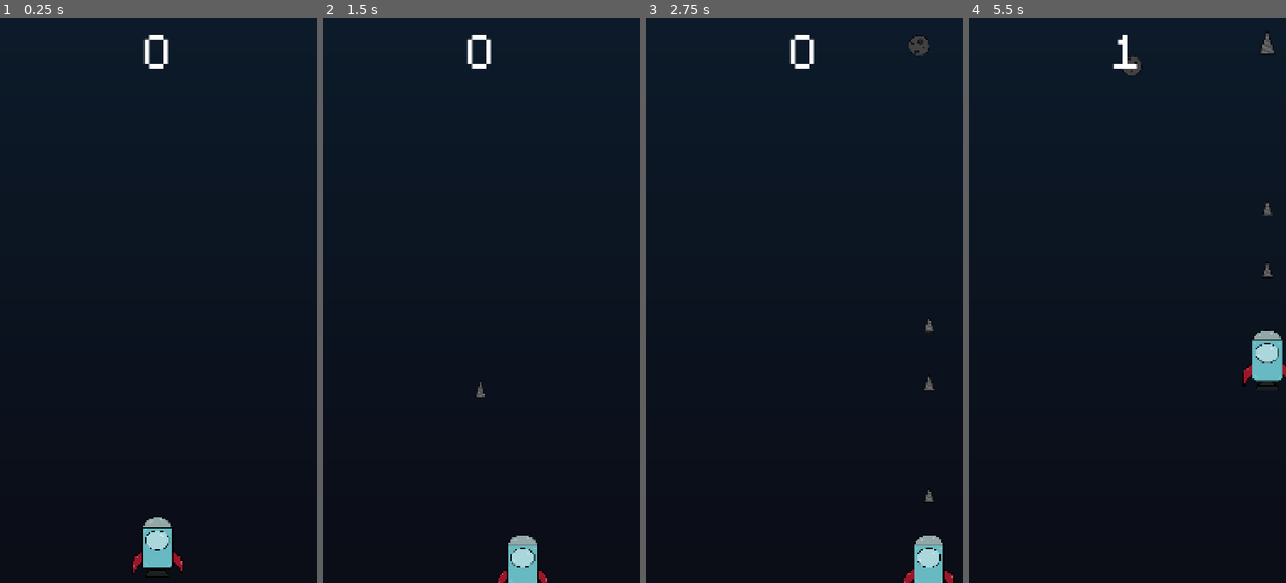
Above: before the commit, frames 1-4 (left to right).
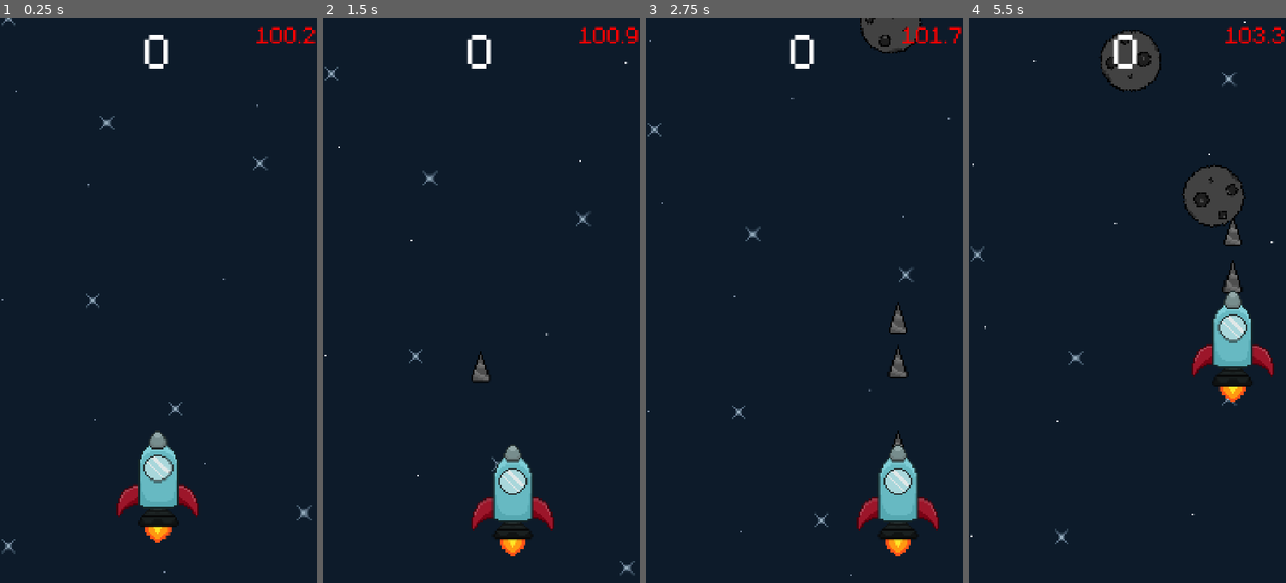
Above: after the commit, the same moments.

Repository: KRYPTO-CS/SpaceShooter
Game: Godot game, scene res://scenes/main.tscn
Two runs of this game, one before a commit and one after it. Both use one fixed random seed, a clock stepped at 60 frames per second and the inputs below.
Inputs (mouse positions are in pixels of both pictures, inside the frame that each line leads up to):
- Up to frame 1 (0.25 s): no input
- Up to frame 2 (1.5 s): move the mouse to (551, 272) at 0.52 s; click (551, 272) at 0.67 s; drag from (418, 328) to (481, 362) at 1.27 s
- Up to frame 3 (2.75 s): move the mouse to (836, 176) at 2.02 s; click (836, 176) at 2.17 s
- Up to frame 4 (5.5 s): drag from (1111, 413) to (1251, 323) at 2.77 s; move the mouse to (1222, 385) at 3.52 s; click (1222, 385) at 3.67 s; drag from (1032, 215) to (1266, 204) at 4.27 s; move the mouse to (1143, 300) at 5.02 s; click (1143, 300) at 5.17 s

The runs differ from the first frame. In frame 1, 3.4% of the frame differs, in the area x 0-100%, y 0-100%; in frame 2, 3.6%; in frame 3, 5.0%; in frame 4, 6.6%, in the area x 0-100%, y 0-94%.

Commit message:
Update sprites and camera size, add speed mechanic, add scrolling background, remove splash, minor mechanical changes

Diff:
--- a/SpaceShooter/project.godot
+++ b/SpaceShooter/project.godot
@@ -13,6 +13,7 @@
 config/name="SpaceShooter"
 run/main_scene="uid://bum47jvl0ubsw"
 config/features=PackedStringArray("4.5", "GL Compatibility")
+boot_splash/show_image=false
 config/icon="res://icon.svg"
 
 [autoload]
--- a/SpaceShooter/scenes/asteroid.gd
+++ b/SpaceShooter/scenes/asteroid.gd
@@ -1,8 +1,8 @@
 extends Area2D
 
 @export var speed := 100.0
-@export var max_hp := 3
-@export var hp := 3
+@export var max_hp := 5
+@export var hp := 5
 @export var rotation_speed := 45.0  # degrees per second
 @export var points := 1
 
@@ -29,4 +29,5 @@
 func break_apart():
 	# TODO: Boom
 	GameManager.add_score(points)
+	GameManager.speed += points * 5
 	queue_free()
--- a/SpaceShooter/scenes/asteroid.tscn
+++ b/SpaceShooter/scenes/asteroid.tscn
@@ -1,10 +1,10 @@
 [gd_scene load_steps=4 format=3 uid="uid://rmixt5i8q5kg"]
 
 [ext_resource type="Script" uid="uid://bv48wnfd3i5i4" path="res://scenes/asteroid.gd" id="1_p0ukn"]
-[ext_resource type="Texture2D" uid="uid://dhjmph5p46uct" path="res://sprites/Asteroid.png" id="1_u87q6"]
+[ext_resource type="Texture2D" uid="uid://dhjmph5p46uct" path="res://sprites/asteroid.png" id="1_u87q6"]
 
-[sub_resource type="RectangleShape2D" id="RectangleShape2D_p0ukn"]
-size = Vector2(64, 64)
+[sub_resource type="CircleShape2D" id="CircleShape2D_6mo6b"]
+radius = 70.0
 
 [node name="Asteroid" type="Area2D" groups=["destroyable"]]
 script = ExtResource("1_p0ukn")
@@ -13,4 +13,4 @@
 texture = ExtResource("1_u87q6")
 
 [node name="CollisionShape2D" type="CollisionShape2D" parent="."]
-shape = SubResource("RectangleShape2D_p0ukn")
+shape = SubResource("CircleShape2D_6mo6b")
--- a/SpaceShooter/scenes/bullet.tscn
+++ b/SpaceShooter/scenes/bullet.tscn
@@ -1,18 +1,20 @@
 [gd_scene load_steps=4 format=3 uid="uid://cccfedjgfk4ro"]
 
-[ext_resource type="Texture2D" uid="uid://2q2fky1p437y" path="res://sprites/Bullet.png" id="1_v7oki"]
 [ext_resource type="Script" uid="uid://cgfrnujg25vna" path="res://scenes/bullet.gd" id="1_v8qja"]
+[ext_resource type="Texture2D" uid="uid://dlmuomk17u48v" path="res://sprites/bullet.png" id="2_y25gk"]
 
-[sub_resource type="RectangleShape2D" id="RectangleShape2D_v8qja"]
-size = Vector2(16, 16)
+[sub_resource type="CapsuleShape2D" id="CapsuleShape2D_l5glv"]
+radius = 19.75
+height = 68.76
 
 [node name="Bullet" type="Area2D"]
 script = ExtResource("1_v8qja")
 
 [node name="CollisionShape2D" type="CollisionShape2D" parent="."]
-shape = SubResource("RectangleShape2D_v8qja")
+position = Vector2(0, 3)
+shape = SubResource("CapsuleShape2D_l5glv")
 
 [node name="Sprite2D" type="Sprite2D" parent="."]
-texture = ExtResource("1_v7oki")
+texture = ExtResource("2_y25gk")
 
 [connection signal="area_entered" from="." to="." method="_on_area_entered"]
--- a/SpaceShooter/scenes/main.gd
+++ b/SpaceShooter/scenes/main.gd
@@ -9,19 +9,20 @@
 
 func _process(delta):
 	asteroid_timer += delta
-	if asteroid_timer > 2.0:
+	if asteroid_timer > (2.0 - (GameManager.speed/1000)):
 		spawn_asteroid()
 		asteroid_timer = 0.0
 
 func spawn_asteroid():
 	var asteroid = asteroid_scene.instantiate()
-	asteroid.position = Vector2(randf_range(-255, 255), -500)
+	asteroid.position = Vector2(randf_range(-255, 255), -750)
+	asteroid.speed = GameManager.speed + 50
 
-	if randf() < 0.1: # Golden asteroid for fun!!!!!!!!!!!!
+	if randf() < 0.1: # Golden asteroid for fun!
 		var sprite = asteroid.get_node("Sprite2D")
-		sprite.texture = load("res://sprites/GoldenAsteroid.png")
-		asteroid.max_hp = 9
-		asteroid.speed = 200
-		asteroid.points = 3
+		sprite.texture = load("res://sprites/goldenAsteroid.png")
+		asteroid.max_hp *= 3
+		asteroid.speed = GameManager.speed * 2
+		asteroid.points *= 3
 
 	add_child(asteroid)
--- a/SpaceShooter/scenes/main.tscn
+++ b/SpaceShooter/scenes/main.tscn
@@ -1,23 +1,72 @@
-[gd_scene load_steps=8 format=3 uid="uid://bum47jvl0ubsw"]
+[gd_scene load_steps=15 format=3 uid="uid://bum47jvl0ubsw"]
 
 [ext_resource type="Script" uid="uid://du6p30phxhlo8" path="res://scenes/main.gd" id="1_0xm2m"]
 [ext_resource type="PackedScene" uid="uid://cuwckkolulw2g" path="res://scenes/player.tscn" id="1_ig7tw"]
 [ext_resource type="FontFile" uid="uid://comnxc80cbnvx" path="res://fonts/m5x7.ttf" id="2_jyhfs"]
+[ext_resource type="Script" uid="uid://camptjpcnhjqi" path="res://scenes/parallax.gd" id="2_o6xl0"]
 [ext_resource type="Script" uid="uid://cmeubrkxnbgfx" path="res://scenes/score.gd" id="2_sugp2"]
+[ext_resource type="Texture2D" uid="uid://cryyhtbirunco" path="res://sprites/starsSheet.png" id="2_tefeu"]
+[ext_resource type="Script" uid="uid://bkdyr7lf114n" path="res://scenes/speed.gd" id="4_tbgi4"]
+
+[sub_resource type="AtlasTexture" id="AtlasTexture_o6xl0"]
+atlas = ExtResource("2_tefeu")
+region = Rect2(0, 0, 1280, 1920)
+
+[sub_resource type="AtlasTexture" id="AtlasTexture_tipki"]
+atlas = ExtResource("2_tefeu")
+region = Rect2(1280, 0, 1280, 1920)
+
+[sub_resource type="AtlasTexture" id="AtlasTexture_85g3d"]
+atlas = ExtResource("2_tefeu")
+region = Rect2(2560, 0, 1280, 1920)
+
+[sub_resource type="AtlasTexture" id="AtlasTexture_choun"]
+atlas = ExtResource("2_tefeu")
+region = Rect2(3840, 0, 1280, 1920)
+
+[sub_resource type="SpriteFrames" id="SpriteFrames_ya4ey"]
+animations = [{
+"frames": [{
+"duration": 1.0,
+"texture": SubResource("AtlasTexture_o6xl0")
+}, {
+"duration": 1.0,
+"texture": SubResource("AtlasTexture_tipki")
+}, {
+"duration": 1.0,
+"texture": SubResource("AtlasTexture_85g3d")
+}, {
+"duration": 1.0,
+"texture": SubResource("AtlasTexture_choun")
+}],
+"loop": true,
+"name": &"default",
+"speed": 5.0
+}]
 
 [sub_resource type="LabelSettings" id="LabelSettings_0wfyh"]
 font = ExtResource("2_jyhfs")
 font_size = 256
 
-[sub_resource type="Gradient" id="Gradient_0xm2m"]
-colors = PackedColorArray(0.0509804, 0.105882, 0.164706, 1, 0.0431373, 0.0509804, 0.0901961, 1)
-
-[sub_resource type="GradientTexture2D" id="GradientTexture2D_h2yge"]
-gradient = SubResource("Gradient_0xm2m")
-fill_to = Vector2(0, 1)
+[sub_resource type="LabelSettings" id="LabelSettings_tefeu"]
+font = ExtResource("2_jyhfs")
+font_size = 128
+font_color = Color(1, 0, 0, 1)
 
 [node name="Main" type="Node2D"]
 script = ExtResource("1_0xm2m")
+
+[node name="Parallax2D" type="Parallax2D" parent="."]
+z_index = -3
+script = ExtResource("2_o6xl0")
+
+[node name="BG1" type="AnimatedSprite2D" parent="Parallax2D"]
+sprite_frames = SubResource("SpriteFrames_ya4ey")
+autoplay = "default"
+
+[node name="BG2" type="AnimatedSprite2D" parent="Parallax2D"]
+sprite_frames = SubResource("SpriteFrames_ya4ey")
+autoplay = "default"
 
 [node name="UI" type="CanvasLayer" parent="."]
 layer = 2
@@ -34,30 +83,20 @@
 label_settings = SubResource("LabelSettings_0wfyh")
 script = ExtResource("2_sugp2")
 
+[node name="Speed" type="Label" parent="UI"]
+anchors_preset = 1
+anchor_left = 1.0
+anchor_right = 1.0
+offset_left = -73.0
+offset_bottom = 175.0
+grow_horizontal = 0
+text = "0"
+label_settings = SubResource("LabelSettings_tefeu")
+script = ExtResource("4_tbgi4")
+
 [node name="Player" parent="." instance=ExtResource("1_ig7tw")]
 position = Vector2(0, 420)
-scale = Vector2(0.5, 0.5)
 
 [node name="Camera2D" type="Camera2D" parent="."]
 position = Vector2(1, 0)
-zoom = Vector2(2, 2)
-
-[node name="BG" type="CanvasLayer" parent="."]
-layer = -2
-
-[node name="ColorRect" type="ColorRect" parent="BG"]
-anchors_preset = 15
-anchor_right = 1.0
-anchor_bottom = 1.0
-grow_horizontal = 2
-grow_vertical = 2
-color = Color(0.0509804, 0.105882, 0.164706, 1)
-
-[node name="UnpleasantGradient" type="TextureRect" parent="BG/ColorRect"]
-layout_mode = 1
-anchors_preset = 15
-anchor_right = 1.0
-anchor_bottom = 1.0
-grow_horizontal = 2
-grow_vertical = 2
-texture = SubResource("GradientTexture2D_h2yge")
+zoom = Vector2(1.5, 1.5)
--- /dev/null
+++ b/SpaceShooter/scenes/parallax.gd
@@ -0,0 +1,22 @@
+extends Parallax2D
+
+@onready var bg_1: AnimatedSprite2D = $BG1
+@onready var bg_2: AnimatedSprite2D = $BG2
+
+@export var bg_height: float = 1920.0  # height of each background in pixels
+
+func _ready():
+	# Initial positions
+	bg_1.position = Vector2(0, 0)
+	bg_2.position = Vector2(0, -bg_height)
+
+func _process(delta):
+
+	# Move both backgrounds downward
+	bg_1.position.y += GameManager.speed * delta
+	bg_2.position.y += GameManager.speed * delta
+
+	# When bg_2 reaches (0, 0), reset positions
+	if bg_2.position.y >= 0:
+		bg_1.position = Vector2(0, 0)
+		bg_2.position = Vector2(0, -bg_height)
--- a/SpaceShooter/scenes/player.gd
+++ b/SpaceShooter/scenes/player.gd
@@ -9,7 +9,7 @@
 # charging
 @export var base_damage := 1.0
 @export var max_charge_time := 1.25
-@export var max_bullet_scale := 2.5
+@export var max_bullet_scale := 2.0
 
 # charge variables
 var is_charging := false
--- a/SpaceShooter/scenes/player.tscn
+++ b/SpaceShooter/scenes/player.tscn
@@ -1,10 +1,11 @@
 [gd_scene load_steps=3 format=3 uid="uid://cuwckkolulw2g"]
 
 [ext_resource type="Script" uid="uid://cgaylmnkloadp" path="res://scenes/player.gd" id="1_4flbx"]
-[ext_resource type="Texture2D" uid="uid://dhx0ina820gbx" path="res://sprites/Player.png" id="2_onrkg"]
+[ext_resource type="Texture2D" uid="uid://c8iwshkarw51s" path="res://sprites/ship.png" id="2_g2els"]
 
 [node name="Player" type="Node2D"]
 script = ExtResource("1_4flbx")
 
 [node name="Sprite2D" type="Sprite2D" parent="."]
-texture = ExtResource("2_onrkg")
+position = Vector2(-6, 0)
+texture = ExtResource("2_g2els")
--- /dev/null
+++ b/SpaceShooter/scenes/speed.gd
@@ -0,0 +1,4 @@
+extends Label
+
+func _process(_delta):
+	text = "%.1f" % GameManager.speed
--- a/SpaceShooter/singletons/GameManager.gd
+++ b/SpaceShooter/singletons/GameManager.gd
@@ -1,6 +1,10 @@
 extends Node
 
 var score: int = 0
+var speed = 100
+
+func _process(delta):
+	speed += 0.01
 
 func add_score(points: int):
 	score += points
Not shown, changed: SpaceShooter/export_presets.cfg
Not shown, added: SpaceShooter/scenes/parallax.gd.uid
Not shown, added: SpaceShooter/scenes/speed.gd.uid
Binary file changed: SpaceShooter/sprites/Asteroid.png
Not shown, changed: SpaceShooter/sprites/Asteroid.png.import
Binary file changed: SpaceShooter/sprites/Bullet.png
Not shown, changed: SpaceShooter/sprites/Bullet.png.import
Binary file changed: SpaceShooter/sprites/GoldenAsteroid.png
Not shown, changed: SpaceShooter/sprites/GoldenAsteroid.png.import
Binary file removed: SpaceShooter/sprites/Player.png
Not shown, removed: SpaceShooter/sprites/Player.png.import
Binary file added: SpaceShooter/sprites/ship.png
(and 8 more such lines)
